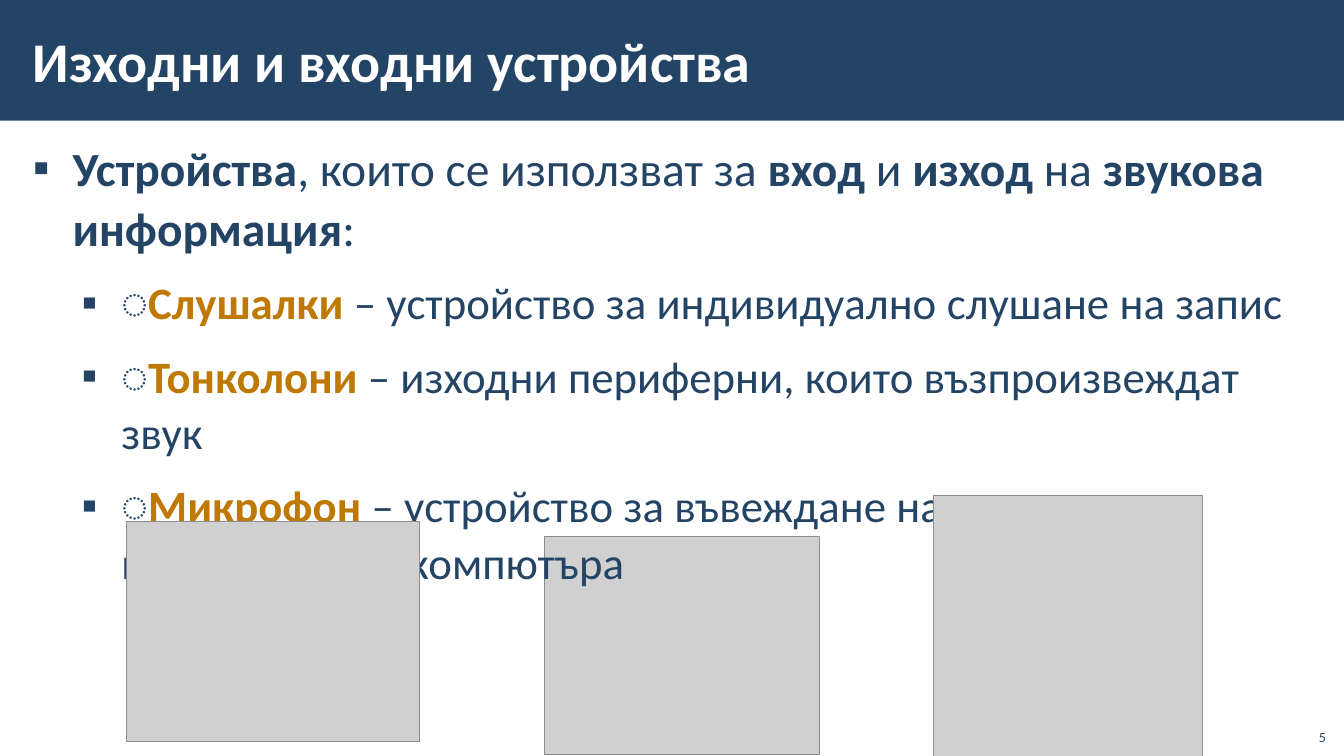
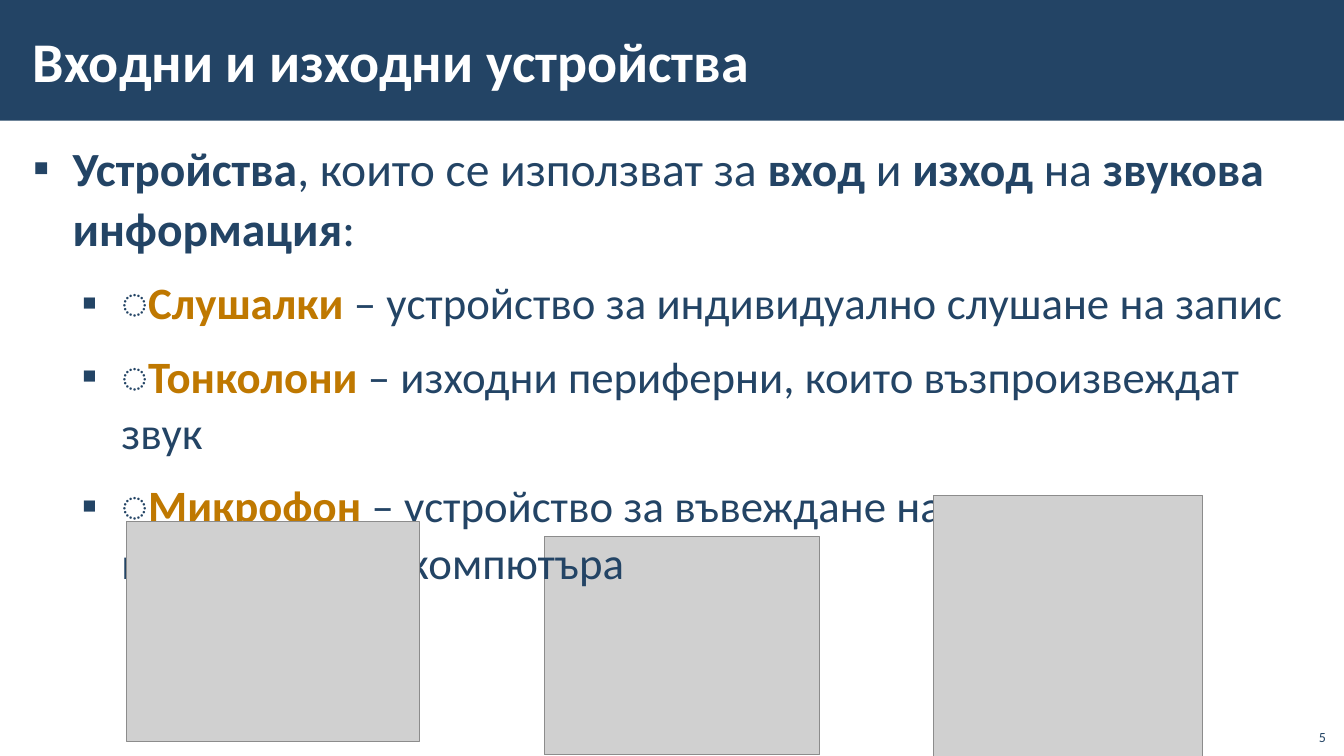
Before and after one commit to BG-IT-Edu/School-Programming, a slide deck: slide 5 of Courses/Computer-Modeling-and-IT/Computer-Modeling-and-IT-5-Class/10-Working-With-Sound-and-Video-Information/10-Working-With-Sound-and-Video-Information.pptx. Drawn at 1344x756 pixels with LibreOffice and Linux fonts; fonts in the diff are those of the drawing; grey boxes stand for pictures; background and template pictures are left out. Boxes give left, top, right and bottom in pixels: in the first picture for what was removed or moved away, otherwise in the second. Text is boxed around its words. In the diff, an @@ line names an element or a change of style, - is before the commit and + after.

```diff
--- a/Courses/Computer-Modeling-and-IT/Computer-Modeling-and-IT-5-Class/10-Working-With-Sound-and-Video-Information/10-Working-With-Sound-and-Video-Information.pptx
+++ b/Courses/Computer-Modeling-and-IT/Computer-Modeling-and-IT-5-Class/10-Working-With-Sound-and-Video-Information/10-Working-With-Sound-and-Video-Information.pptx
@@ title at bbox=[33, 43, 749, 91]: text changed @@
-Изходни и входни устройства
+Входни и изходни устройства
```
Also in this commit, not shown: 5 other slides changed, 2 slides added.
